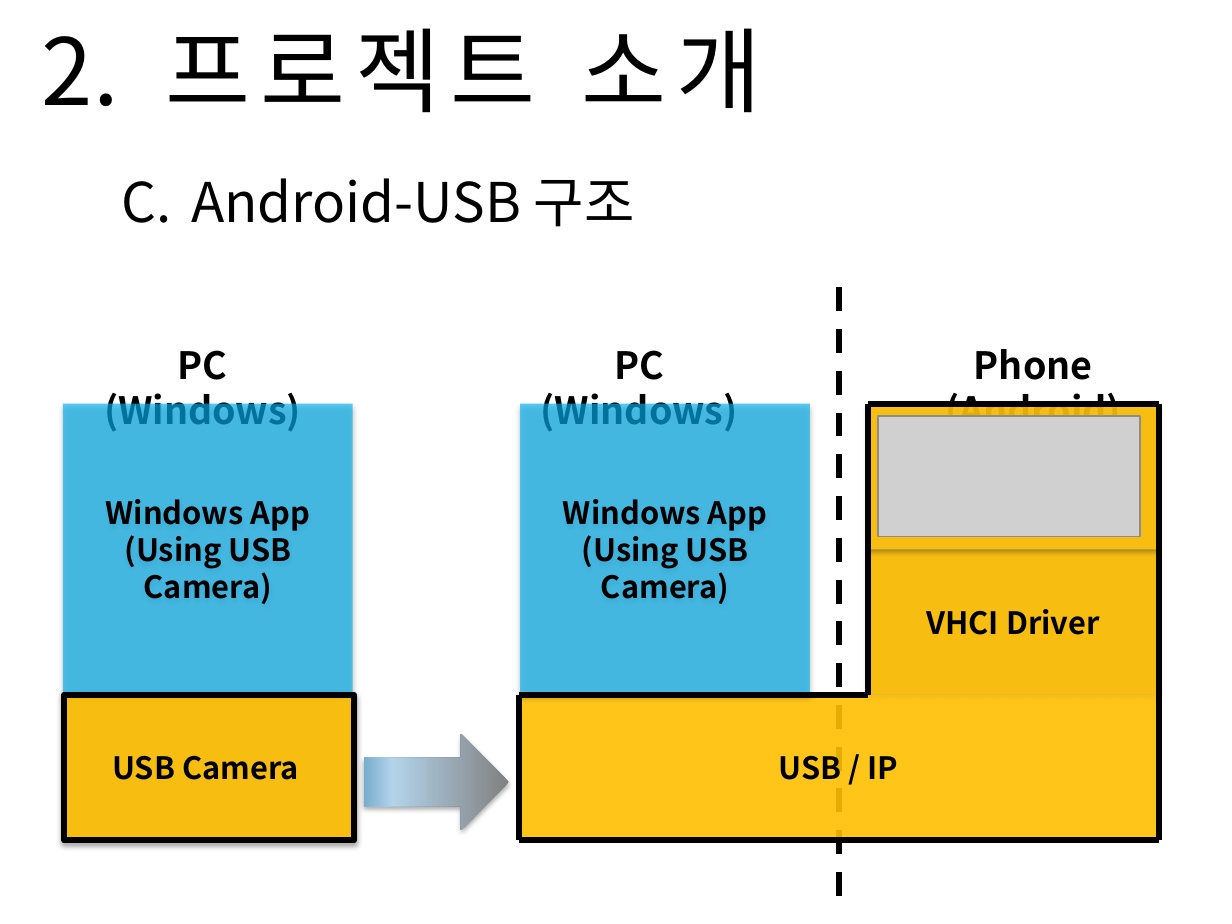
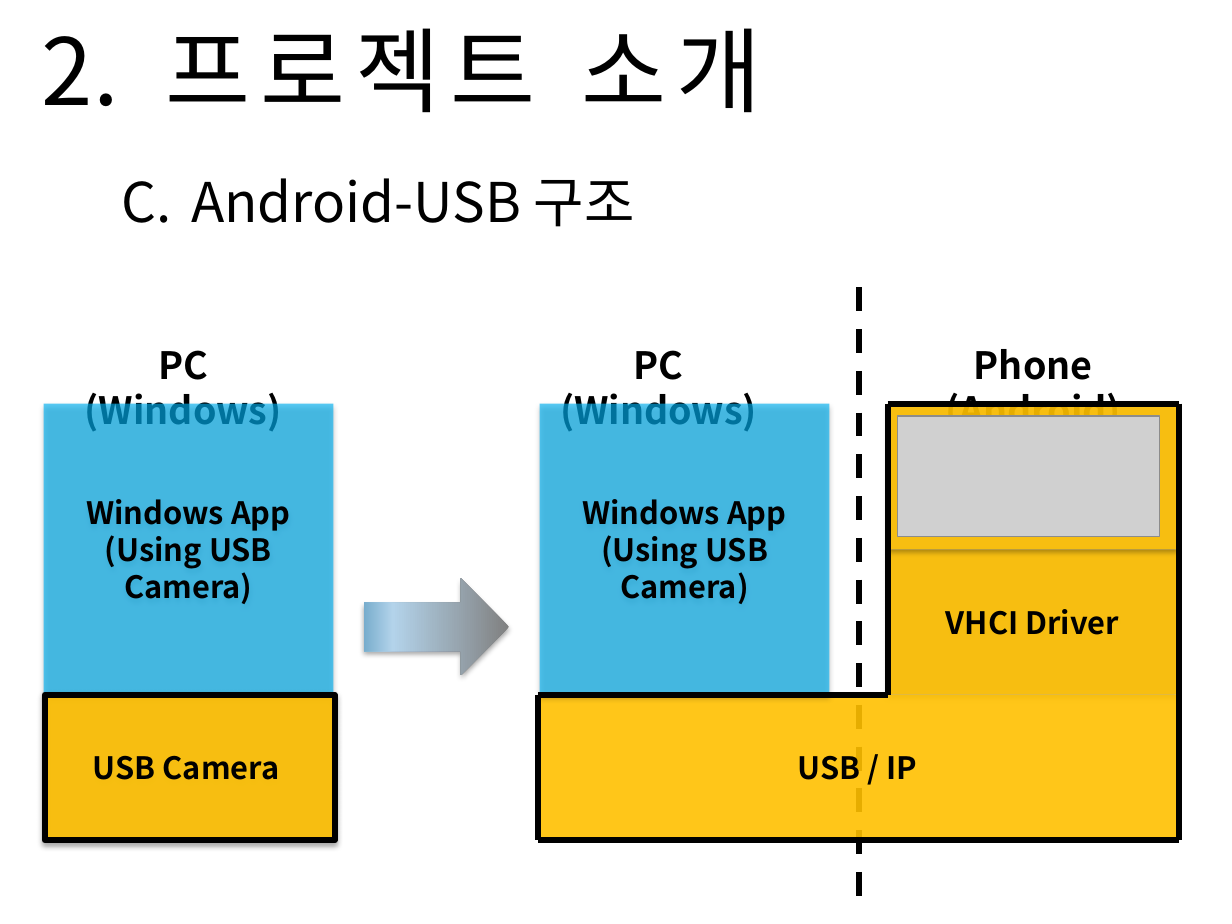
Before and after one commit to Sanghyun-Lee/Android-USB, a slide deck: slide 7 of Documents/presentation doc/mid_presentation.pptx. Drawn at 1232x924 pixels with LibreOffice and Linux fonts; fonts in the diff are those of the drawing; grey boxes stand for pictures; background and template pictures are left out. Boxes give left, top, right and bottom in pixels: in the first picture for what was removed or moved away, otherwise in the second. Text is boxed around its words. In the diff, an @@ line names an element or a change of style, - is before the commit and + after.

```diff
--- a/Documents/presentation doc/mid_presentation.pptx
+++ b/Documents/presentation doc/mid_presentation.pptx
@@ 2 rectangles, 1 text: place and size @@
-2 rectangles, 1 text at (63,350,354,840)
+2 rectangles, 1 text at (43,350,334,840)
@@ 7 lines, 4 rectangles, 1 picture, 1 text: place and size @@
-7 lines, 4 rectangles, 1 picture, 1 text at (519,287,1159,898)
+7 lines, 4 rectangles, 1 picture, 1 text at (538,287,1179,898)
@@ down arrow: place and size @@
-down arrow at (364,734,509,831)
+down arrow at (364,578,509,676)
```
Also in this commit, not shown: 3 other slides changed, 1 other file.
